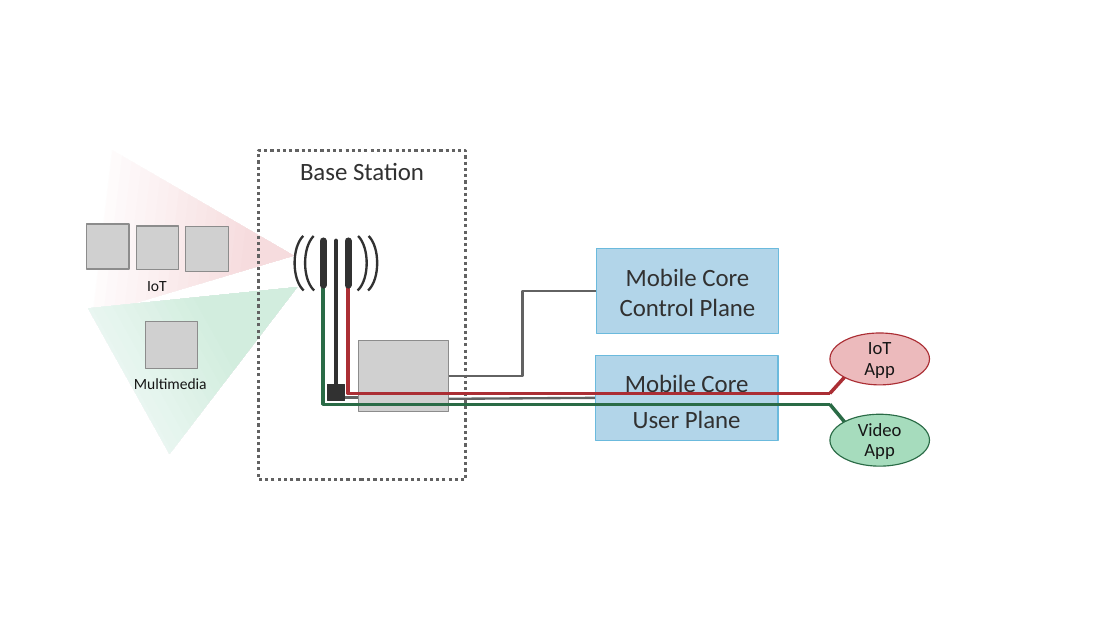
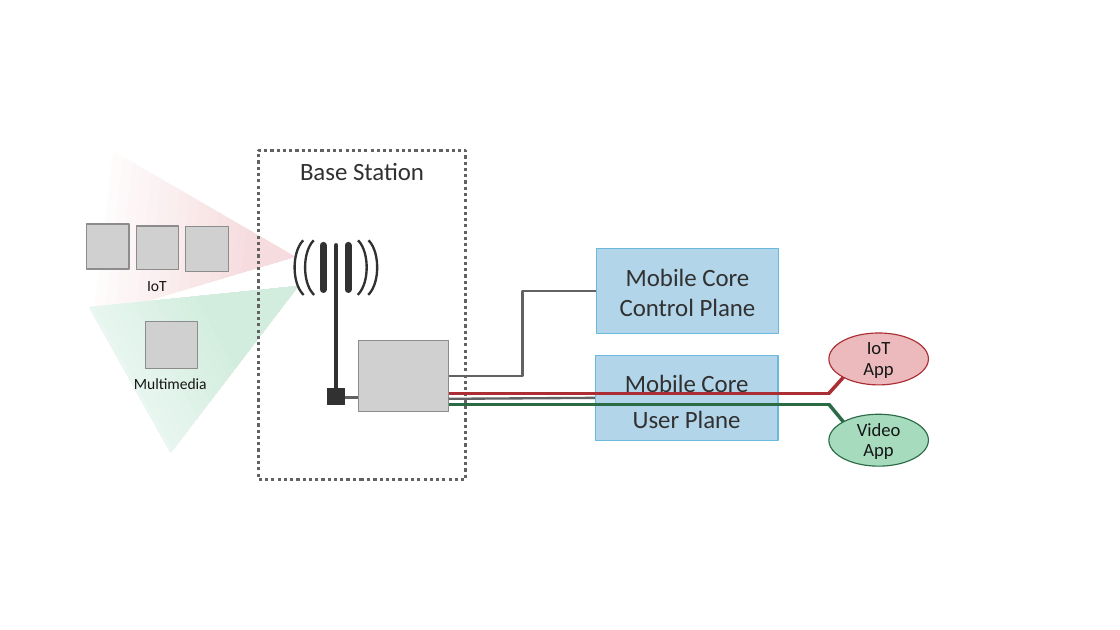
Before and after one commit to SystemsApproach/private5g, a slide deck: slide 4 of figures.pptx. Drawn at 1120x630 pixels with LibreOffice and Linux fonts; fonts in the diff are those of the drawing; grey boxes stand for pictures; background and template pictures are left out. Boxes give left, top, right and bottom in pixels: in the first picture for what was removed or moved away, otherwise in the second. Text is boxed around its words. In the diff, an @@ line names an element or a change of style, - is before the commit and + after.

```diff
--- a/figures.pptx
+++ b/figures.pptx
@@ 4 arc (boxed as its full ellipse)s, 3 lines, 1 rectangle: place and size @@
-4 arc (boxed as its full ellipse)s, 3 lines, 1 rectangle at bbox=[295, 233, 377, 400]
+4 arc (boxed as its full ellipse)s, 3 lines, 1 rectangle at bbox=[295, 237, 377, 404]
@@ elbow line removed from (323, 288) to (831, 404) @@
@@ elbow line removed from (346, 284) to (831, 393) @@
```
Also in this commit, not shown: 3 other slides changed, 27 other files.
